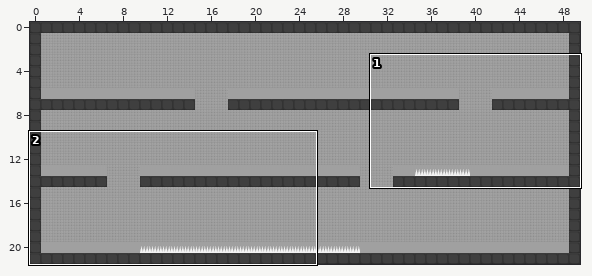
An edit to a level. Tiled map, android/assets/maps/map5.tmx. Above: a wide view before the commit, with the close-up outlined.
Close-up. Before the commit:
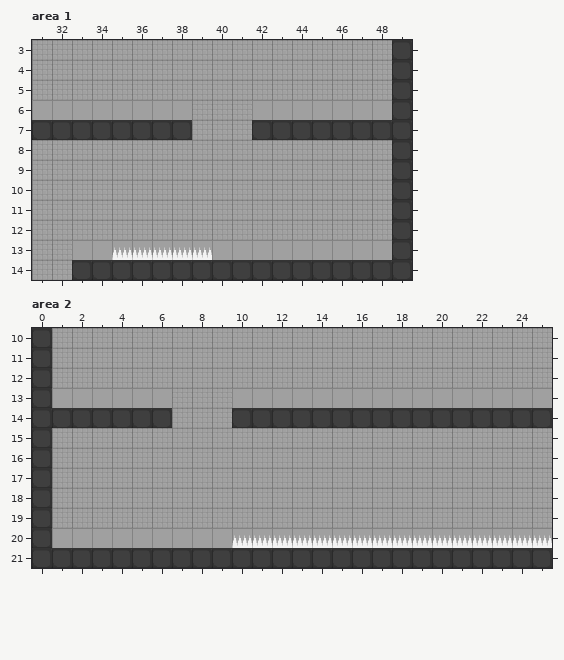
Cells are 32x32 px. Shown: area 1 x 31..49, y 3..14; area 2 x 0..25, y 10..21. The commit also changed other parts of the map, which this record leaves out. Tiles whose own drawing changed are shown in their newer look in all pictures.
The result:
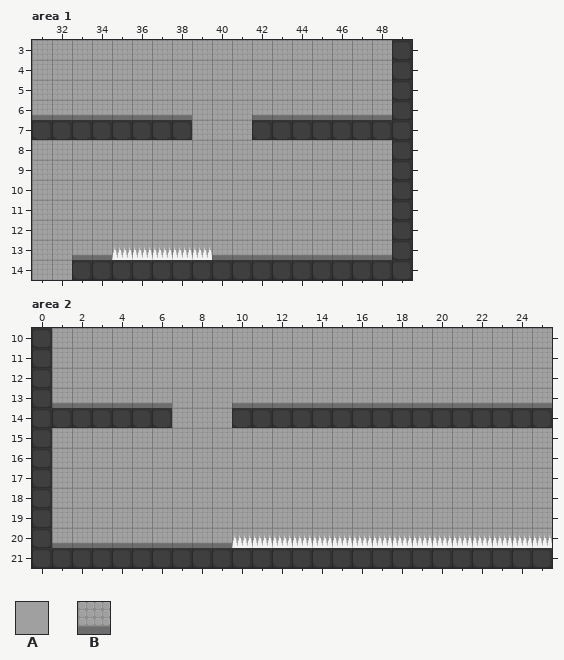
Key: from "tiles": A 1 "tileBackground", B 4 "tileBGbot".
_ is an empty cell.
Changes in this commit:
Layer "Background", area 1:
Tile B replaces tile A in row 6 at x 31 to 38 and 42 to 48; in row 13 at x 33 to 48.
Layer "Background", area 2:
Tile B replaces tile A in row 13 at x 1 to 6 and 10 to 25; in row 20 at x 1 to 25.
